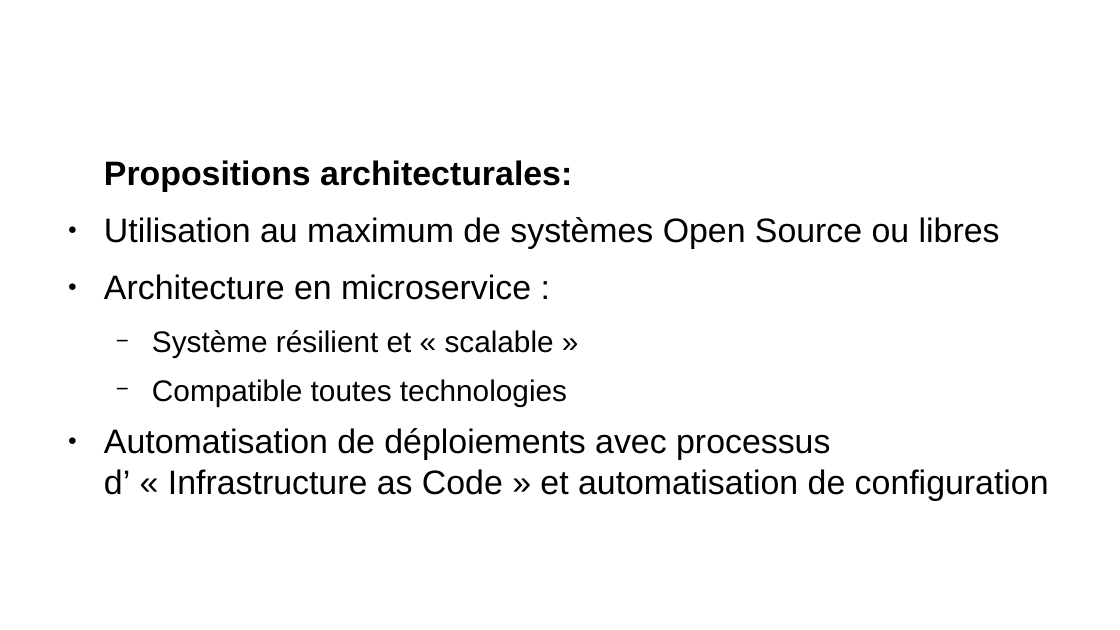
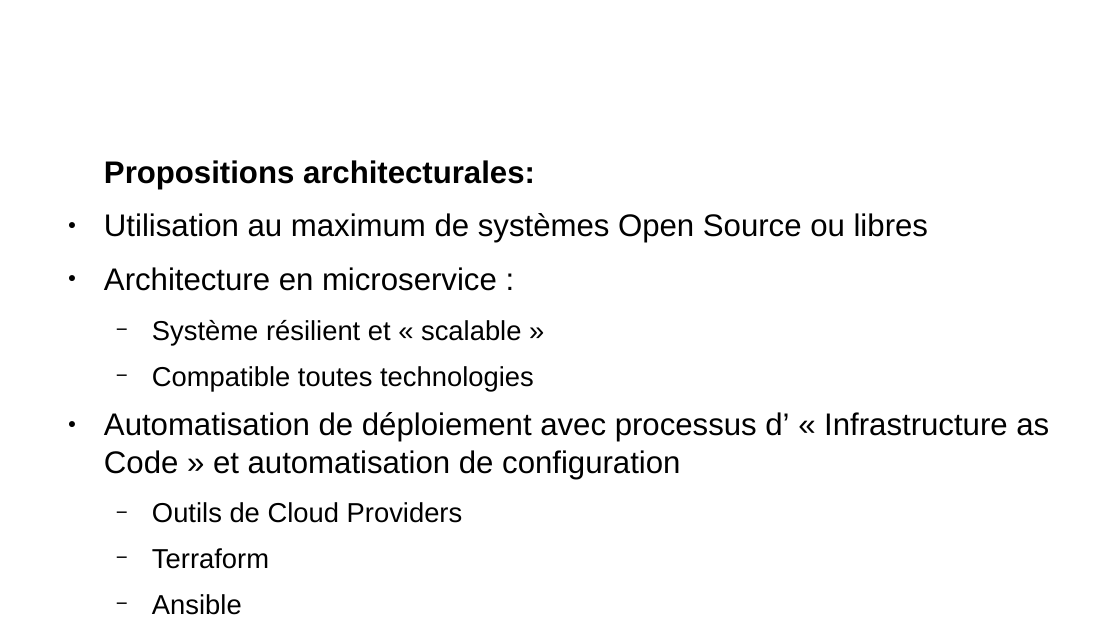
Before and after one commit to remipassmoilesel/ci-cd-plan, a slide deck: slide 9 of ci-cd-plan.odp. Drawn at 1120x630 pixels with LibreOffice and Linux fonts; fonts in the diff are those of the drawing; background and template pictures are left out. Boxes give left, top, right and bottom in pixels: in the first picture for what was removed or moved away, otherwise in the second. Text is boxed around its words. In the diff, an @@ line names an element or a change of style, - is before the commit and + after.

```diff
--- a/ci-cd-plan.odp
+++ b/ci-cd-plan.odp
@@ text at box(104, 160, 928, 391): size 24.1 to 22.1 pt in "Propositions architecturales:", "Utilisation au maximum de systèmes Open Source ...", "Architecture en microservice :"; size 21.1 to 19.4 pt in "Système résilient et « scalable »", "Compatible toutes technologies" @@
@@ text at box(104, 412, 1049, 523): text changed; size 24.1 to 22.1 pt @@
-● Automatisation de déploiements avec processus d’ « Infrastructure as Code » et automatisation de configuration
+● Automatisation de déploiement avec processus d’ « Infrastructure as Code » et automatisation de configuration
+  − Outils de Cloud Providers
+  − Terraform
+  − Ansible
```
Also in this commit, not shown: 17 other slides changed, 3 slides added, 1 slide removed, 2 other files.
